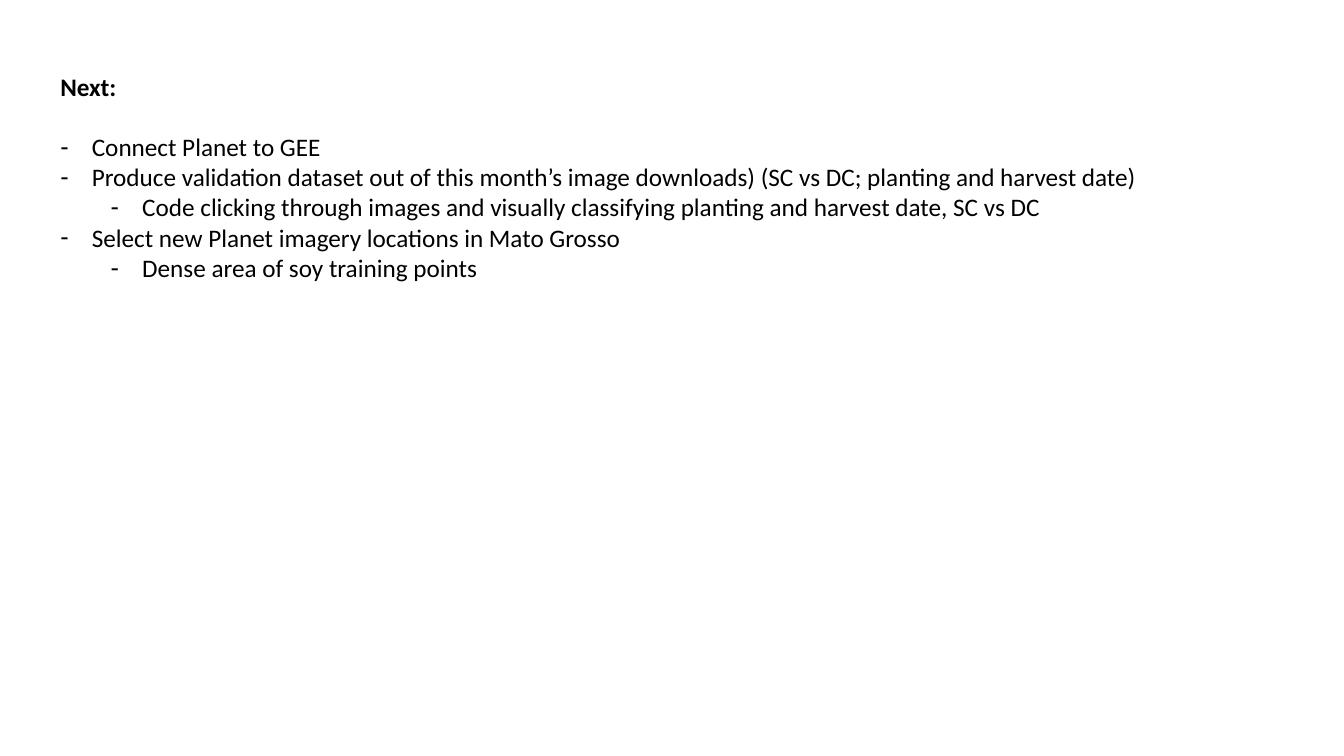
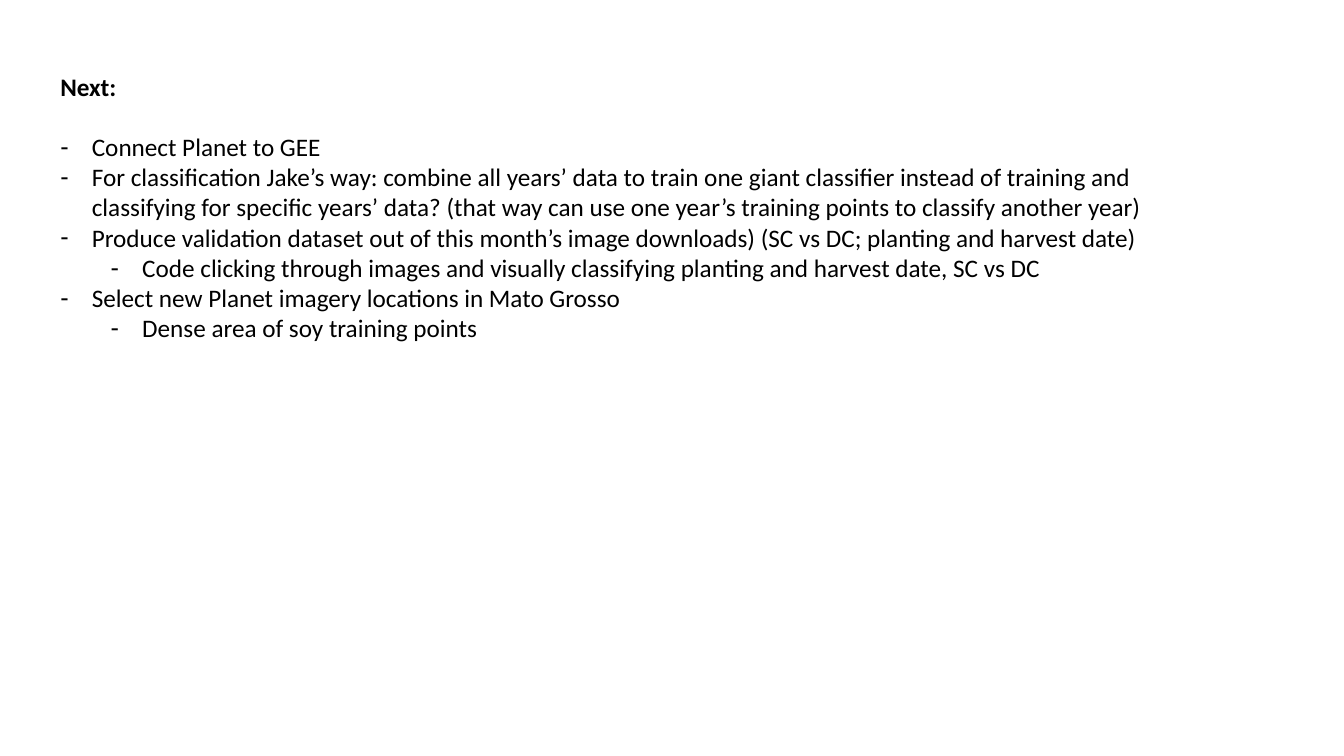
Before and after one commit to minghui-zhang/Meeting, a slide deck: slide 6 of Feb 7 2019.pptx. Drawn at 1344x756 pixels with LibreOffice and Linux fonts; fonts in the diff are those of the drawing. Boxes give left, top, right and bottom in pixels: in the first picture for what was removed or moved away, otherwise in the second. Text is boxed around its words. In the diff, an @@ line names an element or a change of style, - is before the commit and + after.

Commit message:
feb 1

```diff
--- a/Feb 7 2019.pptx
+++ b/Feb 7 2019.pptx
@@ text at [92, 168, 1140, 221]: paragraph added @@
+– For classification Jake’s way: combine all years’ data to train one giant classifier instead of training and classifying for specific years’ data? (that way can use one year’s training points to classify another year)
```
